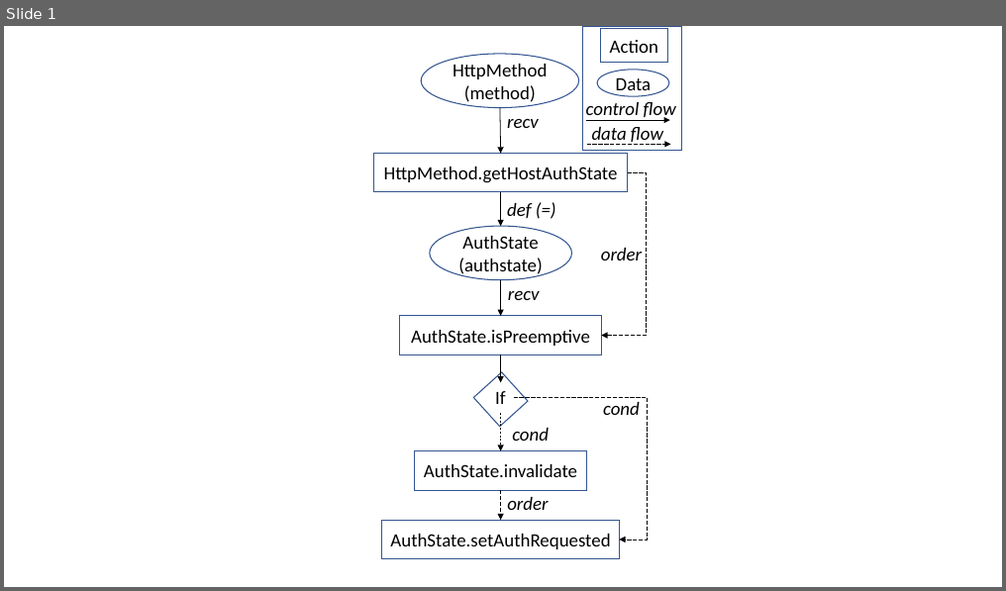
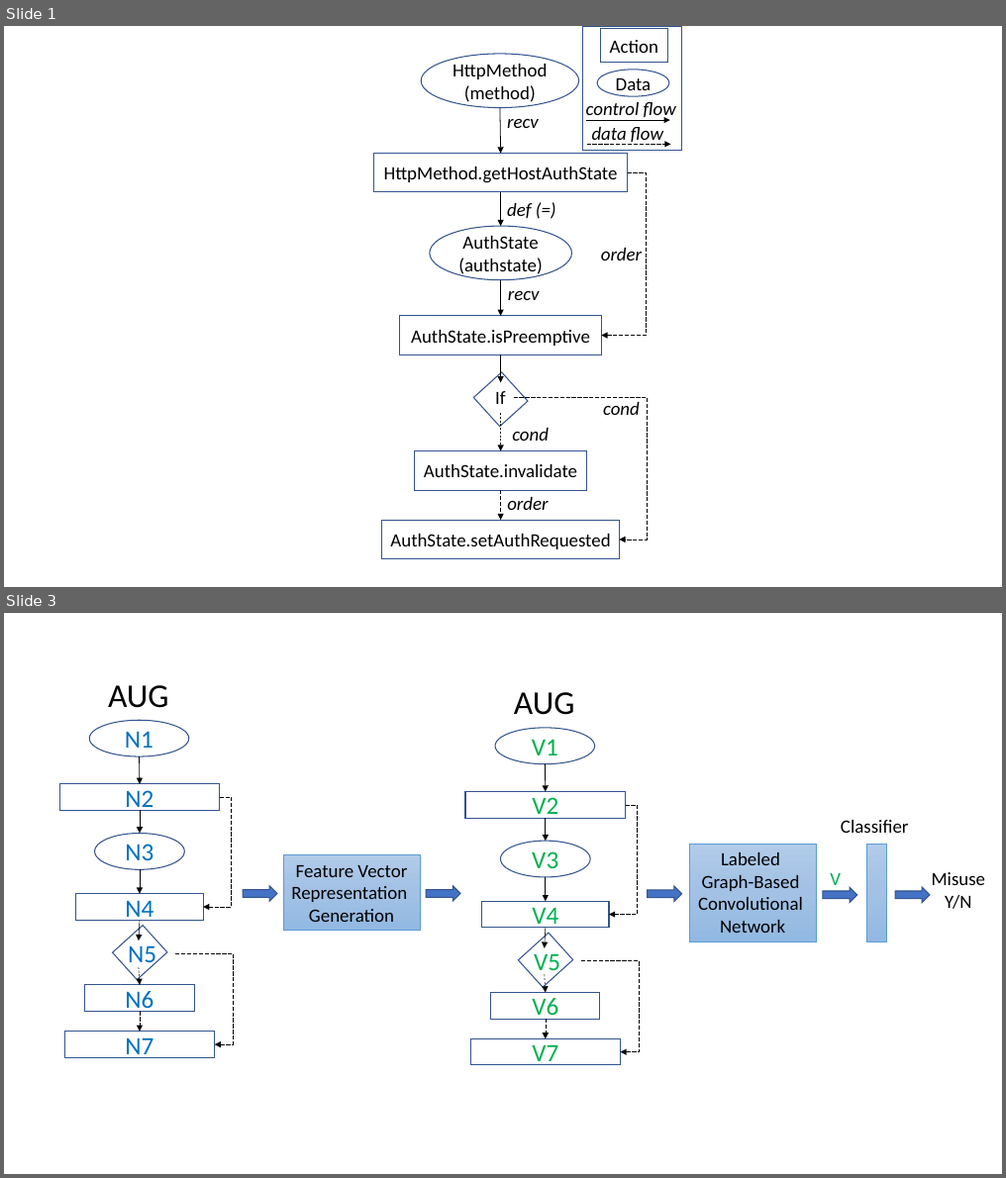
Before and after one commit to daleyli/api-misuse, a slide deck: figures.pptx. Shown one above the other, each under a label of ours: slide 1 before the commit, slides 1 and 3 after it; the slides between them are not shown. The pictures are 1006x591 and 1006x1178 pixels, drawn with LibreOffice and Linux fonts; fonts in the diff are those of the drawing. Boxes give left, top, right and bottom in pixels: in the first picture for what was removed or moved away, otherwise in the second. Text is boxed around its words. In the diff, an @@ line names an element or a change of style, - is before the commit and + after.

```diff
--- a/figures.pptx
+++ b/figures.pptx
@@ slide 3 added at box(4, 613, 1002, 1174), background #FFFFFF @@
@@ group added at box(59, 685, 233, 1058): 6 arrows, 5 rectangles, 2 ellipses, 2 texts, 2 elbow arrows @@
+N2
+N1
+N3
+N4
+N5
+N6
+N7
+AUG
@@ group added at box(465, 692, 639, 1065): 6 arrows, 5 rectangles, 2 ellipses, 2 texts, 2 elbow arrows @@
+V2
+V1
+V3
+V4
+V5
+V6
+V7
+AUG
@@ text added at box(841, 820, 908, 833), 18 pt, text #000000 @@
+Classifier
@@ rectangle added at box(689, 844, 816, 942), fill gradient #B1CBE9 to #A3C1E5 to #93B9E4, outline #5B9BD5 0.5 pt, 18 pt, text #000000 @@
+Labeled
+Graph-Based
+Convolutional
+Network
@@ rectangle added at box(866, 844, 887, 942), fill gradient #B1CBE9 to #A3C1E5 to #93B9E4, outline #5B9BD5 0.5 pt @@
@@ rectangle added at box(283, 855, 420, 931), fill gradient #B1CBE9 to #A3C1E5 to #93B9E4, outline #5B9BD5 0.5 pt, 18 pt, text #000000 @@
+Feature Vector
+Representation
+Generation
@@ text added at box(830, 873, 841, 891), 18 pt, text #00B050 @@
+V
@@ text added at box(932, 872, 986, 909), 18 pt, text #000000 @@
+Misuse
+Y/N
@@ right arrow added at box(243, 886, 277, 901), fill #4472C4, outline #325491 1 pt @@
@@ right arrow added at box(426, 886, 460, 901), fill #4472C4, outline #325491 1 pt @@
@@ right arrow added at box(648, 886, 681, 901), fill #4472C4, outline #325491 1 pt @@
@@ right arrow added at box(823, 888, 857, 903), fill #4472C4, outline #325491 1 pt @@
@@ right arrow added at box(896, 888, 930, 903), fill #4472C4, outline #325491 1 pt @@
```
Also in this commit, not shown: 1 other slide added, 4 other files.
